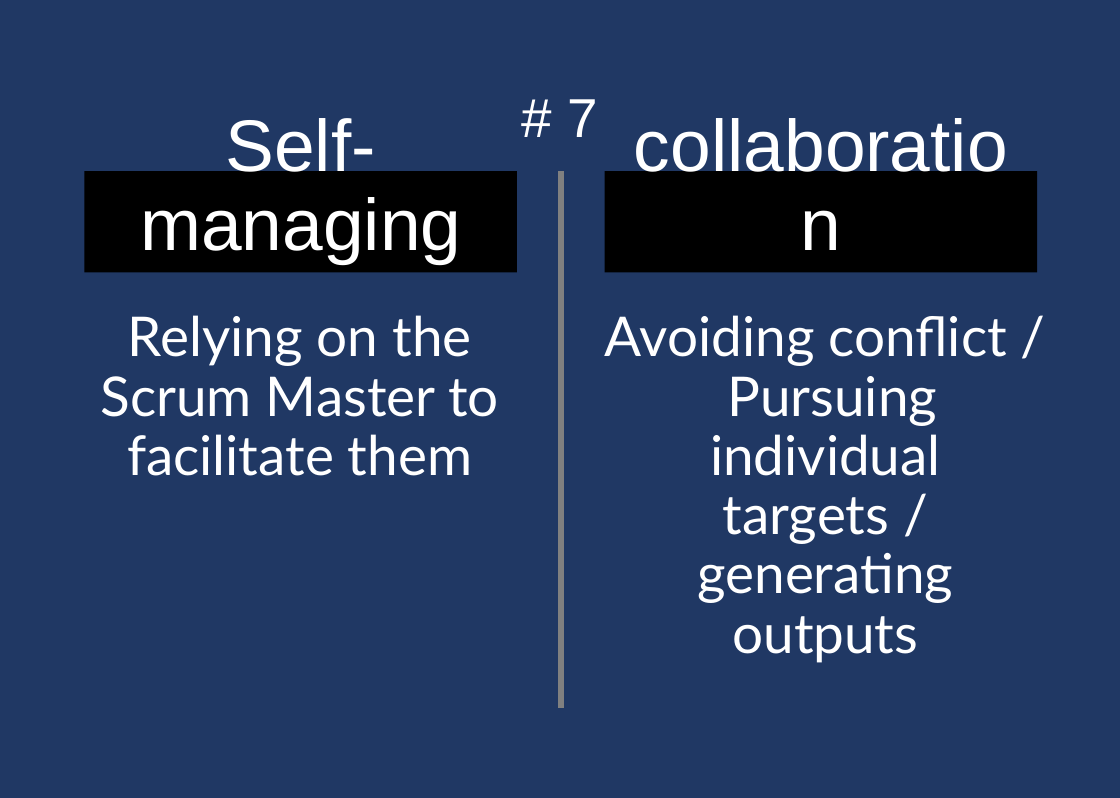
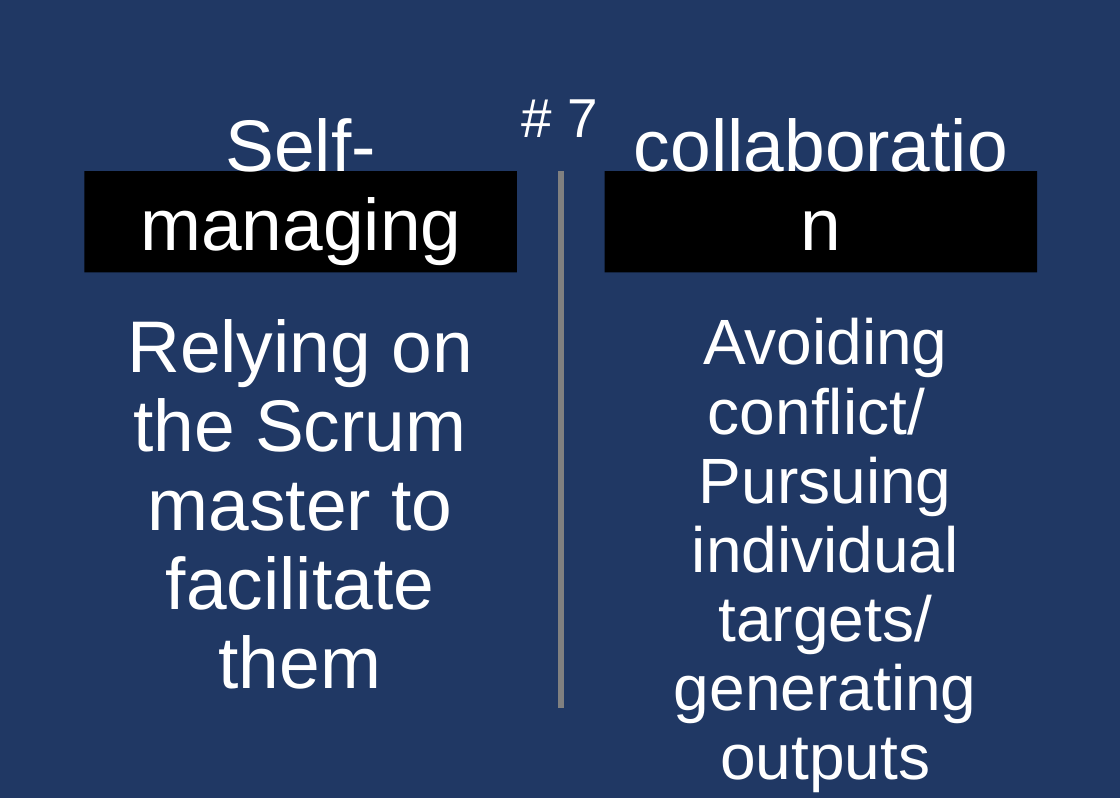
Before and after one commit to ScrumFacilitators/Exploring-Self-Management, a slide deck: slide 39 of Exploring Self-Management.pptx. Drawn at 1120x798 pixels with LibreOffice and Linux fonts; fonts in the diff are those of the drawing; background and template pictures are left out. Boxes give left, top, right and bottom in pixels: in the first picture for what was removed or moved away, otherwise in the second. Text is boxed around its words. In the diff, an @@ line names an element or a change of style, - is before the commit and + after.

Commit message:
Revert "Changed the font of the main text to the Ubuntu font to improve readibility. This should Fixes #3"
This reverts commit 4a922bc2d52b7cc705828e0670c7e5d3955a4b34.

```diff
--- a/Exploring Self-Management.pptx
+++ b/Exploring Self-Management.pptx
@@ text at box(127, 319, 472, 689): text changed; size 30 to 40 pt; font Lato to Arial @@
-Relying on the Scrum Master to facilitate them
+Relying on the Scrum master to facilitate them
@@ text at box(674, 317, 977, 791): text changed; size 30 to 35 pt; font Lato to Arial @@
-Avoiding conflict / Pursuing individual targets / generating outputs
+Avoiding conflict/ Pursuing individual targets/ generating outputs
```
Also in this commit, not shown: 39 other slides changed.
